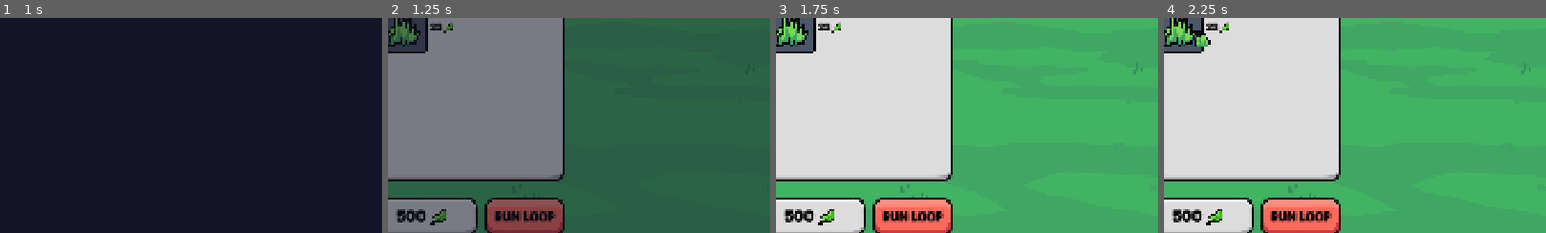
Above: before the commit, frames 1-4 (left to right).
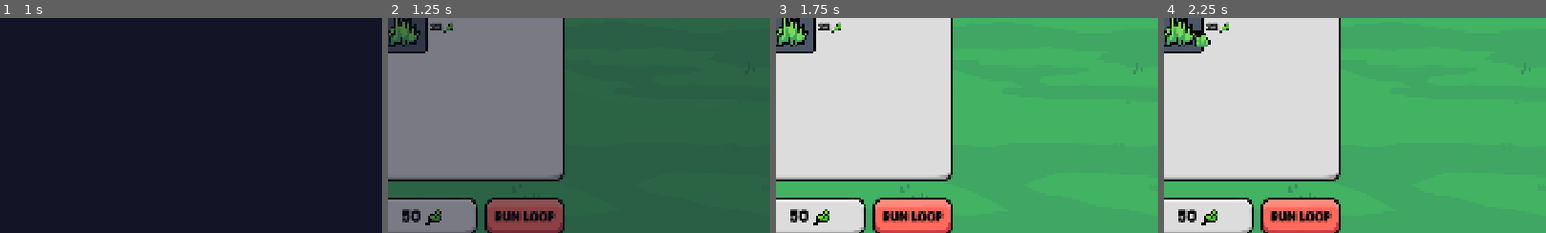
Above: after the commit, the same moments.

Repository: elliotfontaine/gmtk-2025-submission
Game: Godot game, scene res://scenes/main_menu.tscn
Same seed, same stepped clock (60 frames per second), same inputs: the game is played once before the commit and once after it. The engine's default icon, where the game draws it, is replaced by a stand-in: a white triangle on a blue panel in a dark square.
Inputs (mouse positions are % of the whole screen's width and height, from its top left):
- Up to frame 1 (1 s): click "play." at 0.5 s
- Up to frame 2 (1.25 s): no input
- Up to frame 3 (1.75 s): click "Run Loop" at 1.25 s
- Up to frame 4 (2.25 s): click (8, 48) at 2 s
The pictures show only the part of the screen within x 5-55%, y 46-96%; the shares and areas given below are measured in that part.

Frame 1 is identical in both runs. In frame 2, 0.6% of the frame differs, in the area x 2-16%, y 88-97%; in frame 3, 0.6%; in frame 4, 0.6%.

Commit message:
adjusted reroll price, income, and starting money

Diff:
--- a/scenes/ui/shop_panel.tscn
+++ b/scenes/ui/shop_panel.tscn
@@ -42,7 +42,7 @@
 theme_type_variation = &"SmallPurpleButton"
 theme_override_constants/h_separation = 0
 theme_override_constants/icon_max_width = 28
-text = "REROLL:  30"
+text = "REROLL:  10"
 icon = ExtResource("3_g0um3")
 icon_alignment = 2
 
--- a/scenes/world.gd
+++ b/scenes/world.gd
@@ -9,6 +9,9 @@
 ##change this value to dictate how much space the loop should take:
 const zoom_factor :float = 0.7
 const base_creature_distance: int = 60
+
+const reroll_base_price :int = 10
+const base_income :int = 40
 
 @onready var camera: Camera2D = %Camera2D
 @onready var floating_creature: Sprite2D = %FloatingCreature
@@ -42,6 +45,11 @@
 
 var currently_looping :bool = false
 
+var money :int = 50:
+	set(val):
+		money = val
+		currency_count.text = str(money)
+
 func _ready() -> void:
 	money = money #(to trigger label update)
 	next_level()
@@ -109,7 +117,7 @@
 			next_loop_button.modulate = Color.WHITE
 			shop_panel.modulate = Color.WHITE
 			currently_looping = false
-			money += 50
+			money += base_income
 			next_level()
 		else:
 			defeat()
@@ -599,15 +607,10 @@
 
 #region money management
 
-var money :int = 500:
-	set(val):
-		money = val
-		currency_count.text = str(money)
-
 var current_item_price :int = 0
 var current_held_item :ShopItem
 
-var reroll_price :int = 30
+var reroll_price :int = reroll_base_price
 
 func _on_shop_panel_rerolled() -> void:
 	if not currently_looping:
